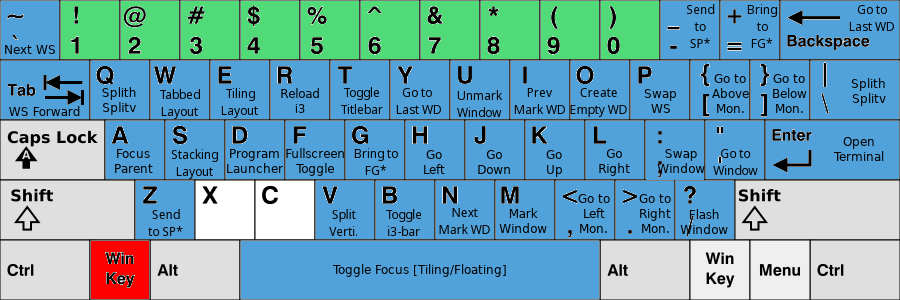
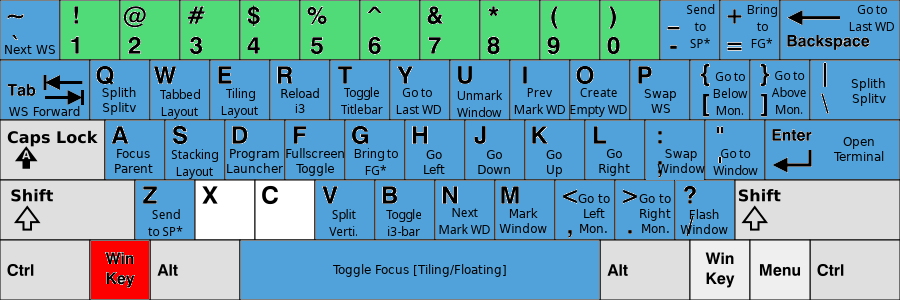
The second 900×300 image is a revision of the first. Changes to its layers:
renamed "Go to ... #4" to "Go to ... #3", painted on it over [left=772, top=71, right=807, bottom=114]
renamed "Go to ... #3" to "Go to ...", painted on it over [left=712, top=72, right=749, bottom=115]
